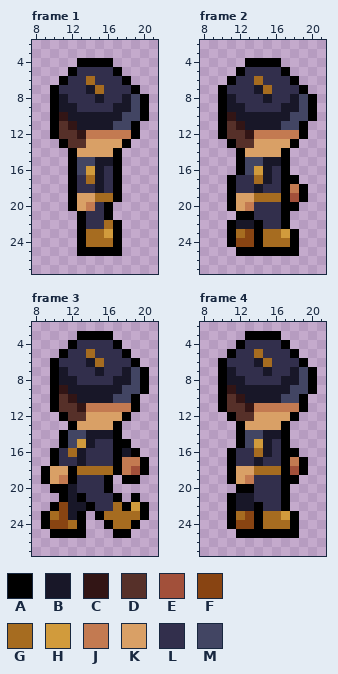
Pixel-art file, stored at TeamPwar/Sprites/Character.aseprite. Above, as it was before the edit.
30x30 pixels, 8 frames. Shown: frame 1: x 8..21, y 2..27; frame 2: x 8..21, y 2..27; frame 3: x 8..21, y 2..27; frame 4: x 8..21, y 2..27. The commit also changed other frames, which this record leaves out.
Palette (. is transparent): A #000000  B #181728  C #321515  D #563029  E #a2503a  F #884412  G #a66c20  H #d19b3c  J #c37a51  K #d9a066  L #322f4c  M #424563
Now the later version:
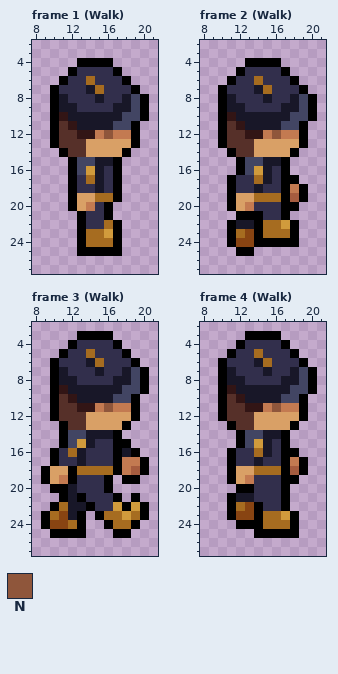
Colours new in this view: N #8f563b
From old to new:
@@ palette @@
-E #a2503a
+E #a65c3f
--- frame 1 (Walk)
@@ x 8..21 @@
 11 ..ADCBBBBMMA..
-12 ..ADDCJJJJJA..
-13 ...ADDKKKKA...
-14 ....AKKKKA....
+12 ..ADDCCJNJJA..
+13 ..ADDDKKKKKA..
+14 ...ADDKKKKA...
 15 ....AMMBBA....
--- frame 2 (Walk)
@@ x 8..21 @@
 11 ..ADCBBBBMMA..
-12 ..ADDCJJJJJA..
-13 ...ADDKKKKA...
-14 ....AKKKKA....
+12 ..ADDCCJNJJA..
+13 ..ADDDKKKKKA..
+14 ...ADDKKKKA...
 15 ....AMMBBA....
@@ x 12..20 @@
 20 KJLLLAA..
-21 AALLLA...
-22 BBALLA...
-23 GFAGGHA..
-24 FFAGGGA..
-25 AAAAAAA..
+21 AAALLA...
+22 BBAGGHA..
+23 GFAGGGA..
+24 FFAAAAA..
+25 AA.......
 26 .........
--- frame 3 (Walk)
@@ x 8..21 @@
 10 ..ADCBBBBMMA..
-11 ..ADDCJJJJJA..
-12 ...ADDKKKKA...
-13 ....AKKKKA....
+11 ..ADDCCJNJJA..
+12 ..ADDDKKKKKA..
+13 ...ADDKKKKA...
 14 ...AMMBBBA....
@@ x 8..21 @@
 21 ...ABALLLA.A..
-22 ..AFBBALLGAHA.
-23 .AGFBA.AGGGGA.
+22 ..AGBBALLHAHA.
+23 .AGFBA.AGGHGA.
 24 .AFFGA..AGGA..
--- frame 4 (Walk)
@@ x 8..21 @@
 10 ..ADCBBBBMMA..
-11 ..ADDCJJJJJA..
-12 ...ADDKKKKA...
-13 ....AKKKKA....
+11 ..ADDCCJNJJA..
+12 ..ADDDKKKKKA..
+13 ...ADDKKKKA...
 14 ....AMMBBA....
@@ x 9..15 @@
 21 ..ABBLL
-22 ..ABBAL
-23 ..AGFAG
-24 ..AFFAG
-25 ...AAAA
+22 ..AGFAL
+23 ..AFFAG
+24 ...AAAG
+25 .....AA
 26 .......
